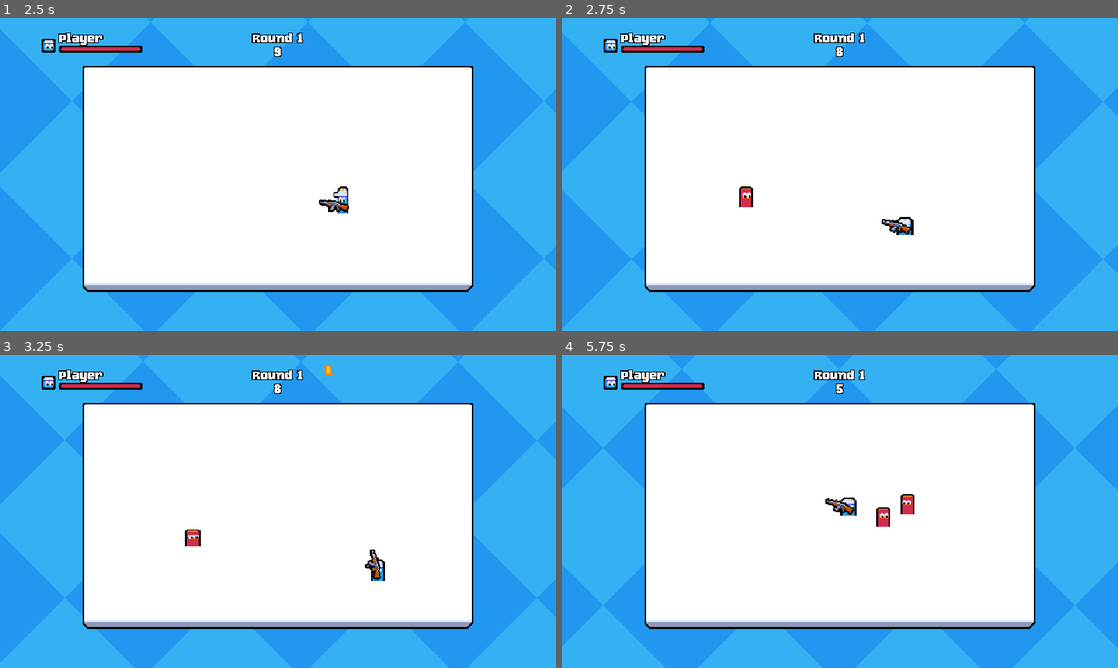
Above: before the commit, frames 1-4 (two rows, left to right).
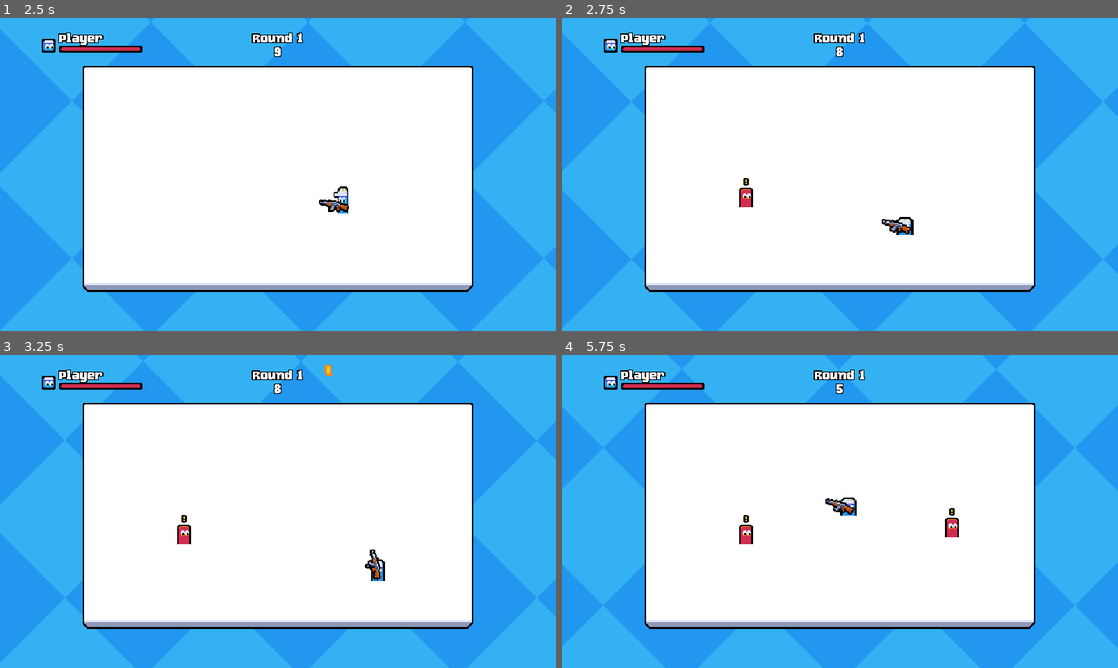
Above: after the commit, the same moments.

Repository: exglegaming/Multiplayer-Course
Game: Godot game, scene res://scenes/ui/main_menu/main_menu.tscn
Two runs of this game, one before a commit and one after it. Both use one fixed random seed, a clock stepped at 60 frames per second and the inputs below.
Inputs (mouse positions are in pixels of both pictures, inside the frame that each line leads up to):
- Up to frame 1 (2.5 s): click "Single Player" at 0.5 s; move the mouse to (400, 158) at 1.27 s; hold D (move_right) 1.28-2.03 s; click (400, 158) at 1.35 s; move the mouse to (166, 190) at 2.02 s; hold S (move_down) from 2.03 s (still down); tap R (lobby_ready) at 2.1 s
- Up to frame 2 (2.75 s): keep holding S (move_down)
- Up to frame 3 (3.25 s): move the mouse to (333, 442) at 2.77 s; release S (move_down) at 2.78 s; hold D (move_right) from 2.78 s (still down); click (333, 442) at 2.85 s
- Up to frame 4 (5.75 s): move the mouse to (812, 574) at 3.52 s; release D (move_right) at 3.53 s; hold W (move_up) 3.53-4.28 s; tap R (lobby_ready) at 3.6, 5.1 s; move the mouse to (1006, 558) at 4.27 s; hold A (move_left) from 4.28 s (still down); click (1006, 558) at 4.35 s; move the mouse to (673, 464) at 5.02 s

Frame 1 is identical in both runs. In frame 2, less than 0.1% of the frame differs, in the area x 31-35%, y 51-58%; in frame 3, 0.3%; in frame 4, 0.7%, in the area x 31-72%, y 44-61%.
Error after the commit: Parse Error: Preload file "uid://jg07db1vyyw3" does not exist. (res://scripts/entities/upgrade_option/upgrade_option.gd:8)

Commit message:
player damage feedback

Diff:
--- a/scenes/effect/enemy_ground_particles/enemy_ground_particles.tscn
+++ b/scenes/effect/player_ground_particles/player_ground_particles.tscn
@@ -1,6 +1,21 @@
-[gd_scene load_steps=11 format=3 uid="uid://jg07db1vyyw3"]
+[gd_scene load_steps=11 format=3 uid="uid://b681vbq636rv5"]
 
-[ext_resource type="Texture2D" uid="uid://d1dsmhob2lub4" path="res://assets/effect/particles.png" id="1_e50f0"]
+[ext_resource type="Texture2D" uid="uid://d1dsmhob2lub4" path="res://assets/effect/particles.png" id="1_khv1j"]
+
+[sub_resource type="Animation" id="Animation_2ah7b"]
+length = 0.001
+tracks/0/type = "value"
+tracks/0/imported = false
+tracks/0/enabled = true
+tracks/0/path = NodePath("GPUParticles2D:emitting")
+tracks/0/interp = 1
+tracks/0/loop_wrap = true
+tracks/0/keys = {
+"times": PackedFloat32Array(0),
+"transitions": PackedFloat32Array(1),
+"update": 1,
+"values": [false]
+}
 
 [sub_resource type="Animation" id="Animation_e50f0"]
 resource_name = "default"
@@ -33,21 +48,6 @@
 }]
 }
 
-[sub_resource type="Animation" id="Animation_2ah7b"]
-length = 0.001
-tracks/0/type = "value"
-tracks/0/imported = false
-tracks/0/enabled = true
-tracks/0/path = NodePath("GPUParticles2D:emitting")
-tracks/0/interp = 1
-tracks/0/loop_wrap = true
-tracks/0/keys = {
-"times": PackedFloat32Array(0),
-"transitions": PackedFloat32Array(1),
-"update": 1,
-"values": [false]
-}
-
 [sub_resource type="AnimationLibrary" id="AnimationLibrary_2ah7b"]
 _data = {
 &"RESET": SubResource("Animation_2ah7b"),
@@ -60,21 +60,21 @@
 particles_anim_v_frames = 1
 particles_anim_loop = false
 
-[sub_resource type="Gradient" id="Gradient_b7ste"]
+[sub_resource type="Gradient" id="Gradient_3iup2"]
 offsets = PackedFloat32Array(0)
-colors = PackedColorArray(0.83137256, 0.17254902, 0.30980393, 1)
+colors = PackedColorArray(0.12941177, 0.5921569, 0.9411765, 1)
 
-[sub_resource type="GradientTexture1D" id="GradientTexture1D_y6rus"]
-gradient = SubResource("Gradient_b7ste")
+[sub_resource type="GradientTexture1D" id="GradientTexture1D_86jgu"]
+gradient = SubResource("Gradient_3iup2")
 
-[sub_resource type="Curve" id="Curve_e50f0"]
+[sub_resource type="Curve" id="Curve_vhr3p"]
 _data = [Vector2(0, 0), 0.0, 0.0, 0, 0, Vector2(0.0029205605, 1), 0.0, 0.0, 0, 0, Vector2(0.8656543, 1), 0.0, 0.0, 0, 0, Vector2(1, 0), 0.0, 0.0, 0, 0]
 point_count = 4
 
-[sub_resource type="CurveTexture" id="CurveTexture_2ah7b"]
-curve = SubResource("Curve_e50f0")
+[sub_resource type="CurveTexture" id="CurveTexture_vmi8b"]
+curve = SubResource("Curve_vhr3p")
 
-[sub_resource type="ParticleProcessMaterial" id="ParticleProcessMaterial_b7ste"]
+[sub_resource type="ParticleProcessMaterial" id="ParticleProcessMaterial_02554"]
 lifetime_randomness = 0.5
 particle_flag_disable_z = true
 emission_shape = 1
@@ -84,11 +84,11 @@
 gravity = Vector3(0, 0, 0)
 scale_min = 0.5
 scale_max = 1.5
-scale_curve = SubResource("CurveTexture_2ah7b")
-color_initial_ramp = SubResource("GradientTexture1D_y6rus")
+scale_curve = SubResource("CurveTexture_vmi8b")
+color_initial_ramp = SubResource("GradientTexture1D_86jgu")
 anim_offset_max = 1.0
 
-[node name="EnemyGroundParticles" type="Node2D"]
+[node name="PlayerGroundParticles" type="Node2D"]
 
 [node name="AnimationPlayer" type="AnimationPlayer" parent="."]
 libraries = {
--- a/scripts/entities/player/player.gd
+++ b/scripts/entities/player/player.gd
@@ -12,6 +12,7 @@
 var input_multiplayer_authority: int
 var bullet_scene: PackedScene = preload("uid://c7aiae8nm0c3v")
 var muzzle_flash_scene: PackedScene = preload("uid://dw382p5mwq3kl")
+var ground_particles_scene: PackedScene = preload("uid://b681vbq636rv5")
 var is_dying: bool
 var is_respawn: bool
 var display_name: String
@@ -97,7 +98,19 @@
 
 
 @rpc("authority", "call_local")
-func start_invulnerability() -> void:
+func play_hit_effects() -> void:
+	if player_input_synchronizer_component.is_multiplayer_authority():
+		GameCamera.shake(1)
+
+	var hit_particles: Node2D = ground_particles_scene.instantiate()
+
+	var background_node: Node = Main.background_mask
+	if !is_instance_valid(background_node):
+		background_node = get_parent()
+
+	background_node.add_child(hit_particles)
+	hit_particles.global_position = global_position
+
 	hurtbox_component.disable_collisions = true
 	var tween: Tween = create_tween()
 	tween.set_loops(10)
@@ -175,4 +188,4 @@
 
 
 func _on_hit_by_hitbox() -> void:
-	start_invulnerability.rpc()
+	play_hit_effects.rpc()
Not shown: 1 places in scenes/effect/player_ground_particles/player_ground_particles.tscn that only renumber resources
